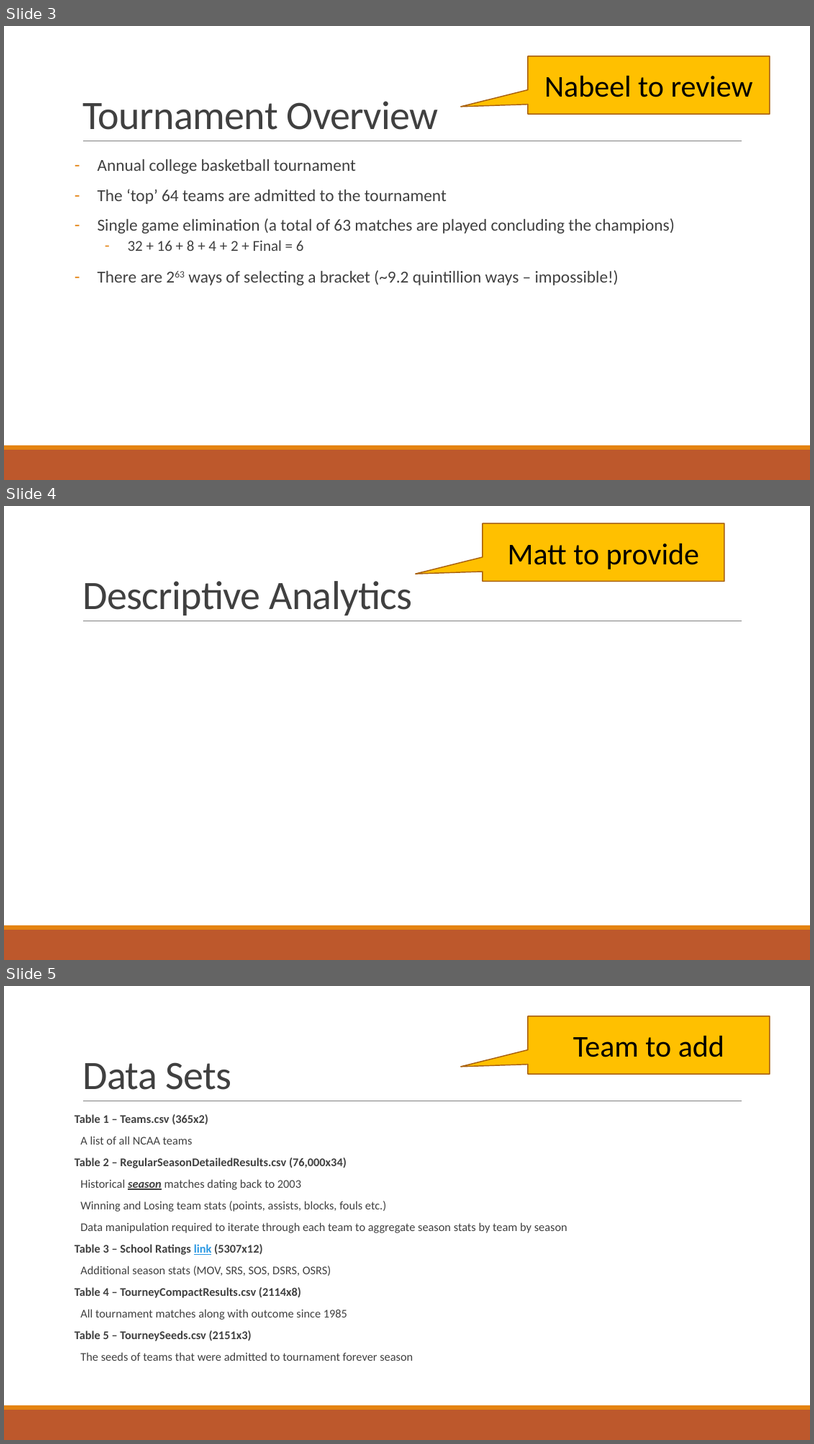
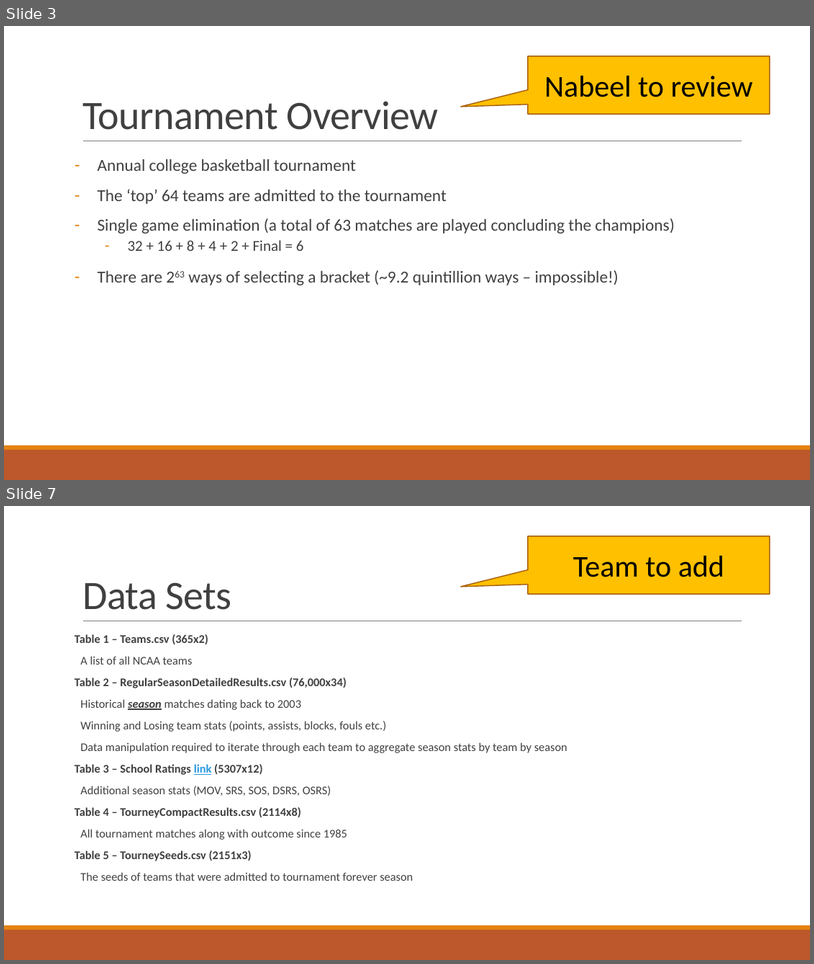
Before and after one commit to mrosendin/march-madness-machine-learning, a slide deck: Presentation.pptx. Shown one above the other, each under a label of ours: slides 3, 4 and 5 before the commit, slides 3 and 7 after it; the slides between them are not shown. The pictures are 814x1444 and 814x964 pixels, drawn with LibreOffice and Linux fonts; fonts in the diff are those of the drawing. Boxes give left, top, right and bottom in pixels: in the first picture for what was removed or moved away, otherwise in the second. Text is boxed around its words. In the diff, an @@ line names an element or a change of style, - is before the commit and + after.

```diff
--- a/Presentation.pptx
+++ b/Presentation.pptx
@@ slide 4 removed at [4, 506, 810, 960], background #FFFFFF; not listed: 3 template elements that a slide beside it also shows @@
@@ speech box removed at [483, 523, 725, 582] @@
-Matt to provide
@@ title removed at [82, 581, 412, 615] @@
-Descriptive Analytics
@@ what was slide 5 is now slide 7 @@
```
Also in this commit, not shown: 3 slides added, 1 other file.
